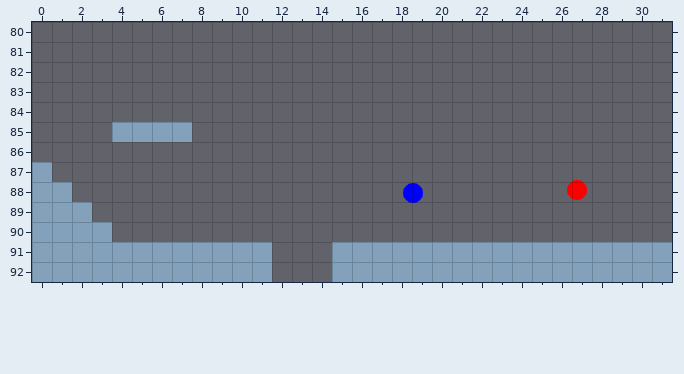
Two states of a Tiled map, core/assets/maps/geometry.tmx. The picture above was drawn from the file before the commit.
Cells are 32x32 px. Shown: x 0..31, y 80..92.
Now the later version:
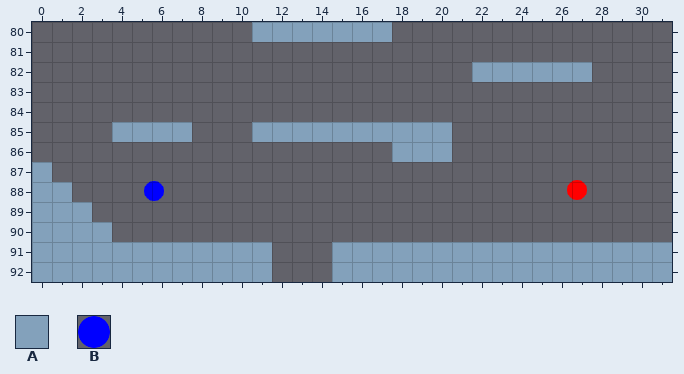
Key: from "level": A 0 "block", B 1 "blue_circle".
_ is an empty cell.
Objects are placed by their top-left corner, in cells (3,4 is the top-left corner of cell 3,4); size is 1x1 cell unless given.
What changed:
Layer "Tile Layer 1":
y 80: x 11..17 _______ -> AAAAAAA
y 82: x 22..27 ______ -> AAAAAA
y 85: x 11..20 __________ -> AAAAAAAAAA
y 86: x 18..20 ___ -> AAA
Layer "Actors":
changed: B "blue_circle" at 18.5,88 -> B "blue_circle" at 5.6,87.9
